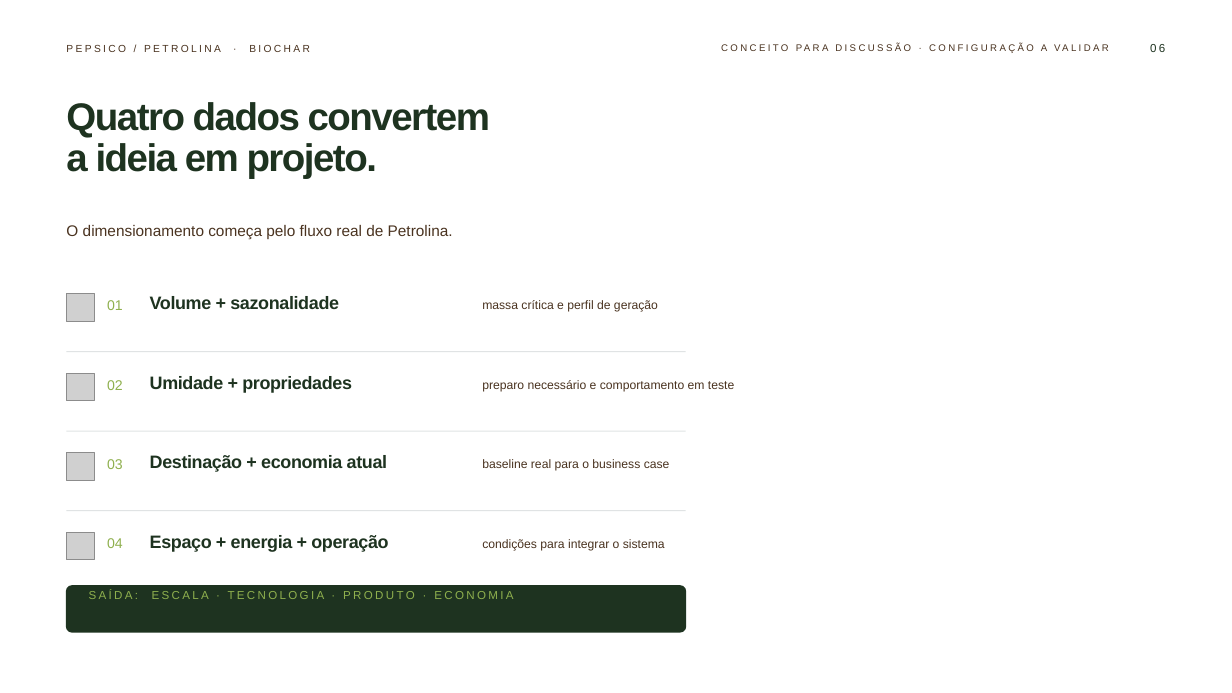
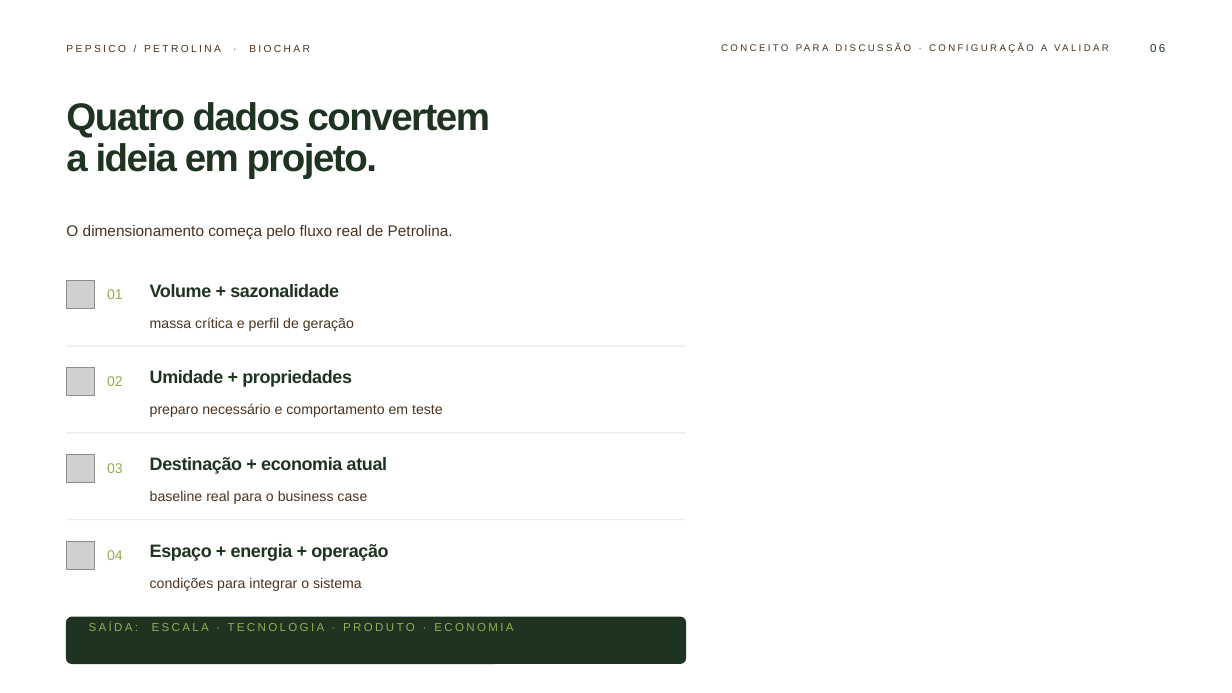
Before and after one commit to lubritto-hub/clipping, a slide deck: slide 6 of deck/proposta-pepsico-petrolina.pptx. Drawn at 1232x693 pixels with LibreOffice and Linux fonts; fonts in the diff are those of the drawing; grey boxes stand for pictures; background and template pictures are left out. Boxes give left, top, right and bottom in pixels: in the first picture for what was removed or moved away, otherwise in the second. Text is boxed around its words. In the diff, an @@ line names an element or a change of style, - is before the commit and + after.

```diff
--- a/deck/proposta-pepsico-petrolina.pptx
+++ b/deck/proposta-pepsico-petrolina.pptx
@@ picture: place and size @@
-picture at box(67, 294, 94, 322)
+picture at box(67, 281, 94, 309)
@@ text "01": place and size @@
-text "01" at box(107, 300, 123, 310)
+text "01" at box(107, 289, 123, 299)
@@ text "Volume + sazonalidade": place and size @@
-text "Volume + sazonalidade" at box(150, 296, 339, 309)
+text "Volume + sazonalidade" at box(150, 284, 339, 297)
@@ text "massa crítica e perfil de ...": place and size @@
-text "massa crítica e perfil de ..." at box(482, 300, 658, 312)
+text "massa crítica e perfil de ..." at box(150, 317, 354, 331)
@@ 1 picture, 1 text, 1 rectangle: place and size @@
-1 picture, 1 text, 1 rectangle at box(67, 351, 686, 401)
+1 picture, 1 text, 1 rectangle at box(67, 346, 686, 396)
@@ text "Umidade + propriedades": place and size @@
-text "Umidade + propriedades" at box(150, 376, 352, 393)
+text "Umidade + propriedades" at box(150, 370, 352, 387)
@@ text "preparo necessário e comportamento em ...": place and size @@
-text "preparo necessário e comportamento em ..." at box(482, 380, 734, 392)
+text "preparo necessário e comportamento em ..." at box(150, 403, 443, 417)
@@ text "03": place and size @@
-text "03" at box(107, 459, 123, 469)
+text "03" at box(107, 463, 123, 473)
@@ text "baseline real para o business ...": place and size @@
-text "baseline real para o business ..." at box(482, 459, 670, 471)
+text "baseline real para o business ..." at box(150, 490, 367, 504)
@@ 1 picture, 1 text, 1 rectangle: place and size @@
-1 picture, 1 text, 1 rectangle at box(67, 510, 686, 560)
+1 picture, 1 text, 1 rectangle at box(67, 519, 686, 569)
@@ text "Espaço + energia + operação": place and size @@
-text "Espaço + energia + operação" at box(150, 535, 388, 552)
+text "Espaço + energia + operação" at box(150, 544, 388, 561)
@@ size 9.5 to 11 pt in 4 elements at box(150, 317, 354, 331), box(150, 403, 443, 417), box(150, 490, 367, 504), box(150, 577, 362, 591) @@
@@ text "condições para integrar o sistema": place and size @@
-text "condições para integrar o sistema" at box(482, 539, 665, 551)
+text "condições para integrar o sistema" at box(150, 577, 362, 591)
@@ rounded rectangle: place and size @@
-rounded rectangle at box(67, 586, 686, 632)
+rounded rectangle at box(67, 617, 686, 664)
@@ text "SAÍDA: ESCALA · TECNOLOGIA · ...": place and size @@
-text "SAÍDA: ESCALA · TECNOLOGIA · ..." at box(89, 591, 513, 599)
+text "SAÍDA: ESCALA · TECNOLOGIA · ..." at box(89, 623, 513, 631)
```
Also in this commit, not shown: 5 other slides changed, 3 other files.
